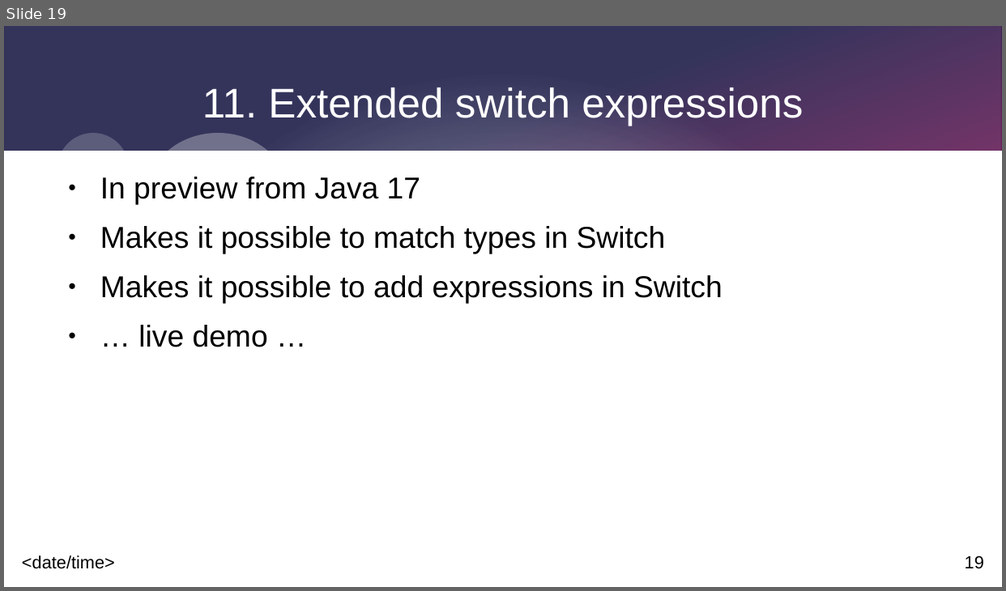
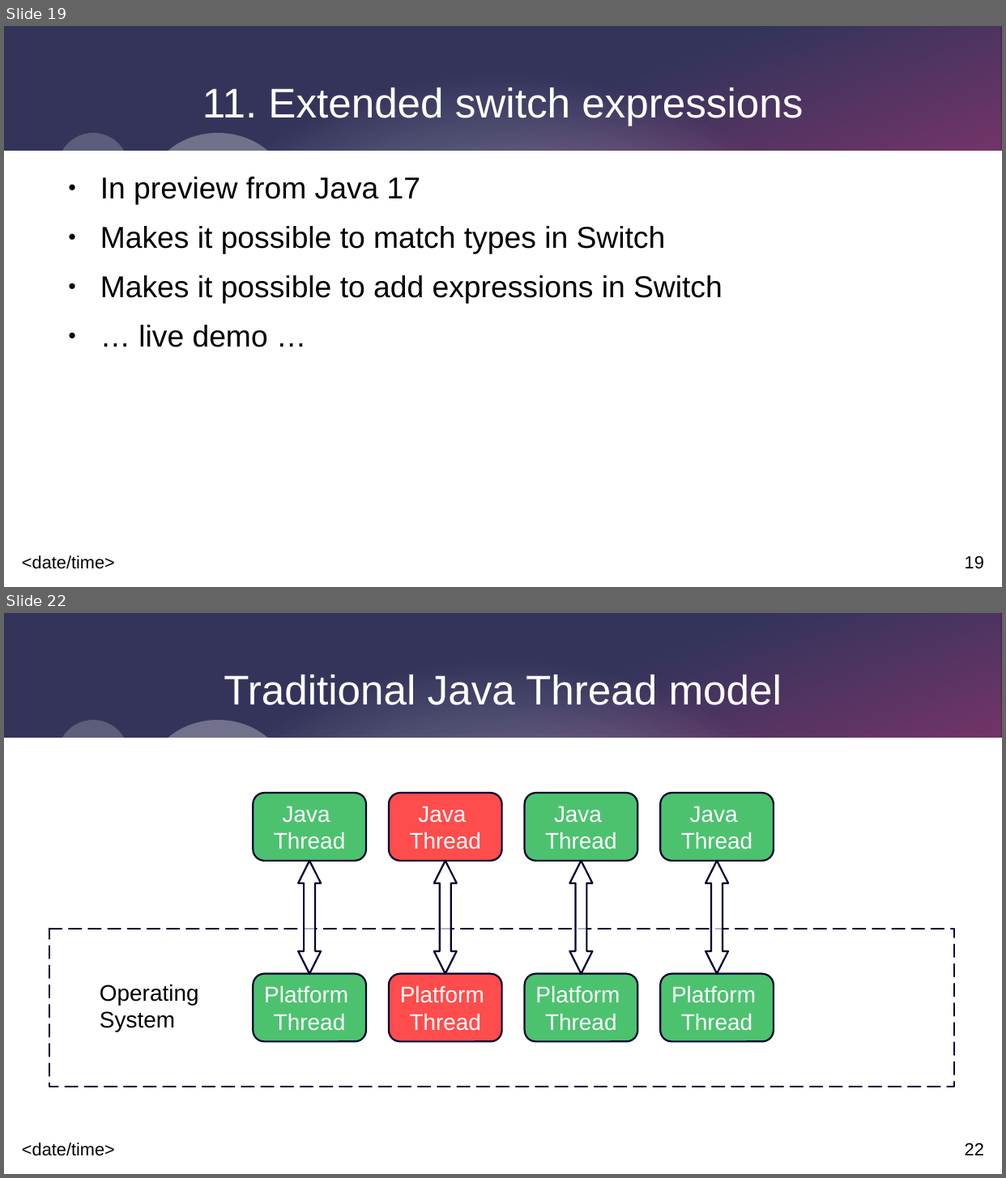
Before and after one commit to johnnyegel/Talk_JavaLatestAndGreatest, a slide deck: Presentation/JavaLatestAndGreatest.odp. Shown one above the other, each under a label of ours: slide 19 before the commit, slides 19 and 22 after it; the slides between them are not shown. The pictures are 1006x591 and 1006x1178 pixels, drawn with LibreOffice and Linux fonts; fonts in the diff are those of the drawing. Boxes give left, top, right and bottom in pixels: in the first picture for what was removed or moved away, otherwise in the second. Text is boxed around its words. In the diff, an @@ line names an element or a change of style, - is before the commit and + after.

```diff
--- a/Presentation/JavaLatestAndGreatest.odp
+++ b/Presentation/JavaLatestAndGreatest.odp
@@ slide 22 added at (4, 613, 1002, 1174), background #FFFFFF; not listed: 9 template elements that a slide beside it also shows @@
@@ title added at (224, 675, 782, 705), 33 pt, text #FFFFFF @@
+Traditional Java Thread model
@@ rounded rectangle added at (253, 793, 366, 861), fill #00A933 at 70% opacity, outline #000032 1.42 pt, 18 pt, text #FFFFFF @@
+Java
+Thread
@@ rounded rectangle added at (389, 793, 502, 861), fill #FF0000 at 70% opacity, outline #000032 1.42 pt, 18 pt, text #FFFFFF @@
+Java
+Thread
@@ rounded rectangle added at (525, 793, 638, 861), fill #00A933 at 70% opacity, outline #000032 1.42 pt, 18 pt, text #FFFFFF @@
+Java
+Thread
@@ rounded rectangle added at (661, 793, 774, 861), fill #00A933 at 70% opacity, outline #000032 1.42 pt, 18 pt, text #FFFFFF @@
+Java
+Thread
@@ up down arrow added at (298, 861, 321, 974), fill #FFFFFF at 70% opacity, outline #000032 1.42 pt @@
@@ up down arrow added at (434, 861, 457, 974), fill #FFFFFF at 70% opacity, outline #000032 1.42 pt @@
@@ up down arrow added at (570, 861, 593, 974), fill #FFFFFF at 70% opacity, outline #000032 1.42 pt @@
@@ up down arrow added at (705, 861, 728, 974), fill #FFFFFF at 70% opacity, outline #000032 1.42 pt @@
@@ rectangle added at (49, 929, 955, 1088), outline #000032 1.42 pt dashed @@
@@ rounded rectangle added at (253, 974, 366, 1042), fill #00A933 at 70% opacity, outline #000032 1.42 pt, 18 pt, text #FFFFFF @@
+Platform
+Thread
@@ rounded rectangle added at (389, 974, 502, 1042), fill #FF0000 at 70% opacity, outline #000032 1.42 pt, 18 pt, text #FFFFFF @@
+Platform
+Thread
@@ rounded rectangle added at (525, 974, 638, 1042), fill #00A933 at 70% opacity, outline #000032 1.42 pt, 18 pt, text #FFFFFF @@
+Platform
+Thread
@@ rounded rectangle added at (661, 974, 774, 1042), fill #00A933 at 70% opacity, outline #000032 1.42 pt, 18 pt, text #FFFFFF @@
+Platform
+Thread
@@ text added at (100, 984, 199, 1032), 18 pt, text #000000 @@
+Operating
+System
```
Also in this commit, not shown: 2 slides changed, 6 other slides added, 4 other files.
